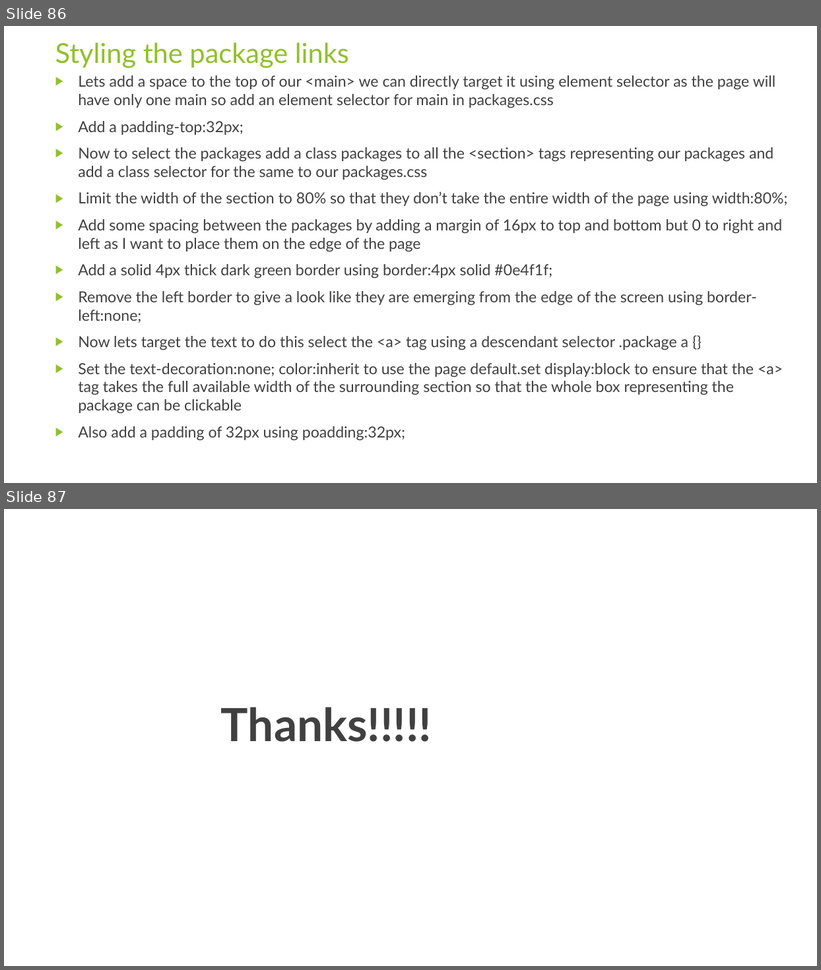
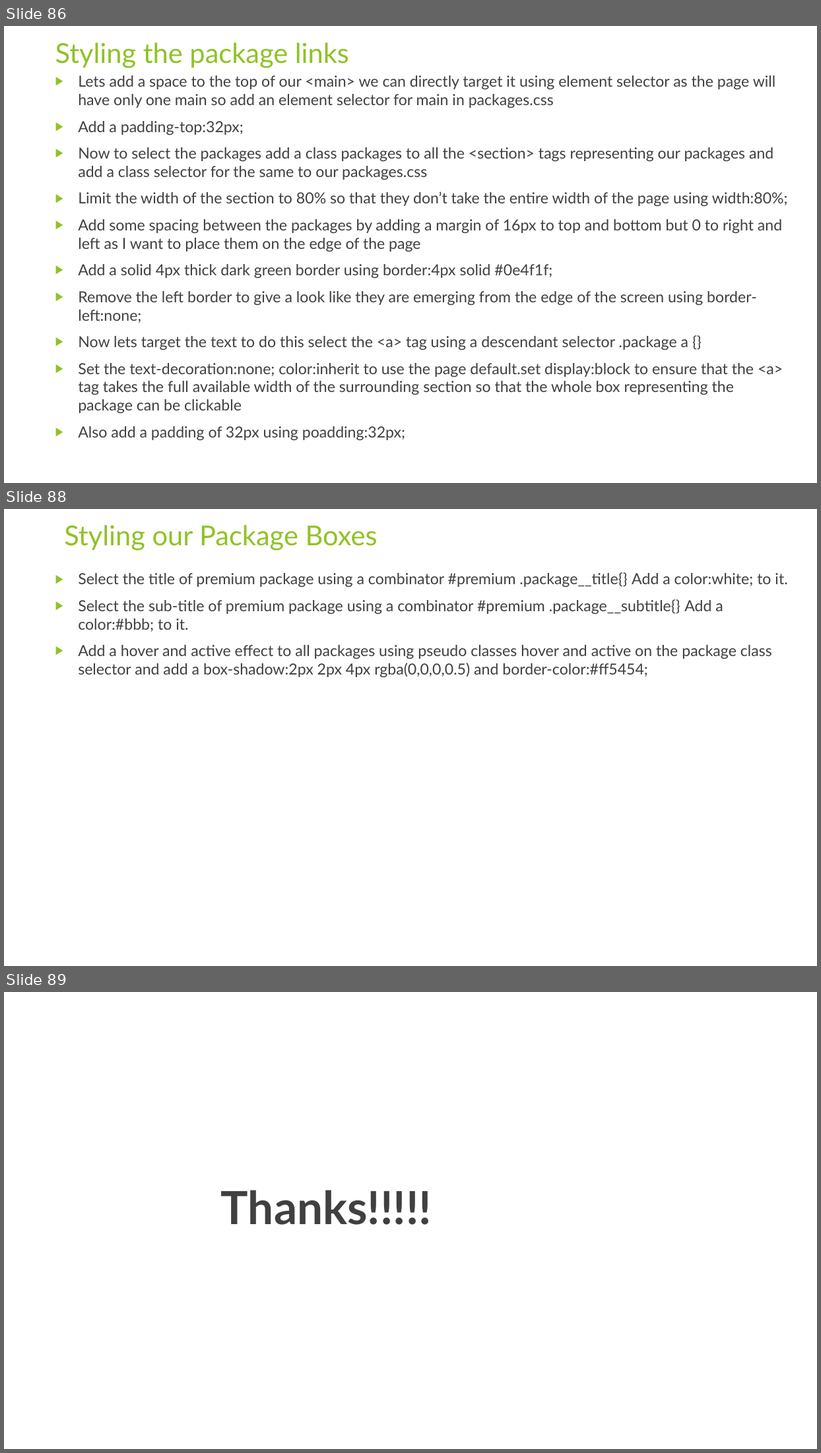
Before and after one commit to rudhrainfogain/CSS, a slide deck: PPT/Css-v5.pptx. Shown one above the other, each under a label of ours: slides 86 and 87 before the commit, slides 86, 88 and 89 after it; the slides between them are not shown. The pictures are 821x970 and 821x1453 pixels, drawn with LibreOffice and Linux fonts; fonts in the diff are those of the drawing. Boxes give left, top, right and bottom in pixels: in the first picture for what was removed or moved away, otherwise in the second. Text is boxed around its words. In the diff, an @@ line names an element or a change of style, - is before the commit and + after.

Commit message:
StylingPackageBoxes

```diff
--- a/PPT/Css-v5.pptx
+++ b/PPT/Css-v5.pptx
@@ slide 88 added at box(4, 509, 817, 966), background #FFFFFF @@
@@ title added at box(64, 525, 378, 551), 32.4 pt, text #90C226 @@
+Styling our Package Boxes
@@ text added at box(78, 572, 787, 677), 18 pt, text #404040 @@
+▶ Select the title of premium package using a combinator #premium .package__title{} Add a color:white; to it.
+▶ Select the sub-title of premium package using a combinator #premium .package__subtitle{} Add a color:#bbb; to it.
+▶ Add a hover and active effect to all packages using pseudo classes hover and active on the package class selector and add a box-shadow:2px 2px 4px rgba(0,0,0,0.5) and border-color:#ff5454;
@@ what was slide 87 is now slide 89 @@
```
Also in this commit, not shown: 1 other slide added, 2 other files.
